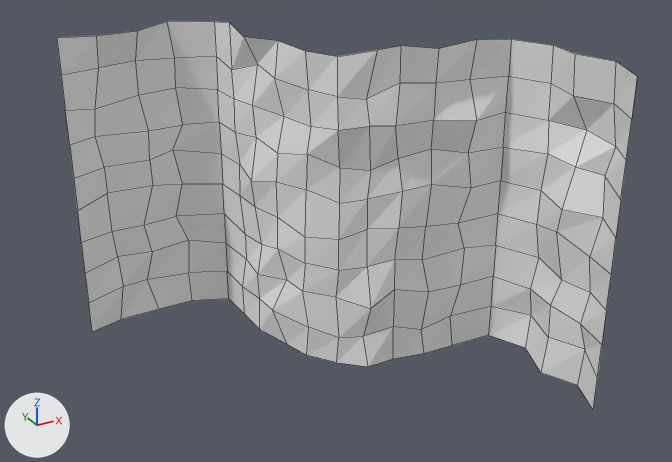
Two versions of the Blender file Assets/Models/CornerThinThin1.blend, one commit apart.
Before and after are seen from a 50 mm lens placed at (-3.82, -6.96, 4.75), pointed at (-0.19, -0.36, 1.45). Arrows for +X, +Y and +Z are at lower left; the lights stay in place. Mesh edges are drawn as thin lines.

The older version as bpy lines, for what is in view:
```python
me_cube = bpy.data.meshes.new('Cube')
me_cube.from_pydata(...)  # 190 vertices, 162 faces; spans x -2.0..1.78, y -2.0..1.74, z -0.06..3.05
me_cube.materials.append(mat_material)  # its picture is missing
ob_cube = bpy.data.objects.new('Cube', me_cube)
ob_cube.location = (0.0, 0.0, 0.0)
```
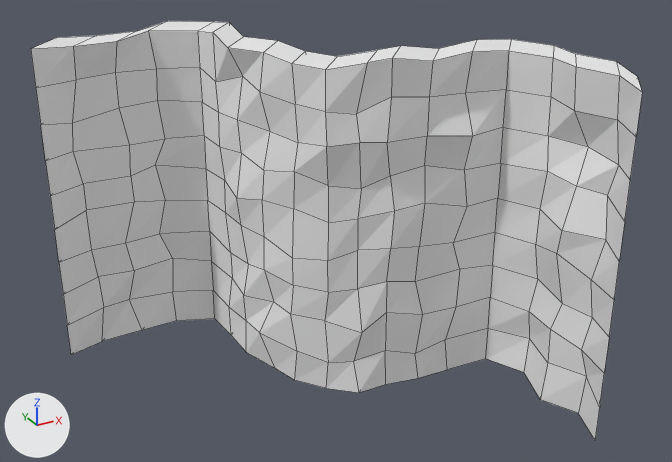
What differs and where, as boxes (x1, y1, x2, y2) in the pictures (672 x 462 px):
'Cube', reshaped (8% taller)
    before: (57, 21, 637, 409)
    after: (31, 21, 642, 440)
part 1 of me_cube, added
    after: (31, 21, 642, 440)

What changed in the scene script:
```text
Change me_cube:
    used by ob_cube; location = (0.0, 0.0, 0.0)
    remove me_cube.from_pydata(...)  # 190 vertices, 162 faces; spans x -2.0..1.78, y -2.0..1.74, z -0.06..3.05
    add me_cube.from_pydata(...)  # 380 vertices, 378 faces; spans x -2.3..1.78, y -2.35..1.74, z -0.06..3.05
    me_cube part 1
    139 vertices are added at x -2.02..1.48, y -2.02..1.4, z -0.04..3.03
    36 new vertices lie (-0.3, -0.35, 0.0) away from vertices in x -2.0..1.66, y -2.0..1.66, z -0.06..3.04
    9 new vertices lie (-0.3, -0.34, 0.0) away from vertices in x -1.64..1.59, y -1.22..1.68, z -0.05..3.05
    6 new vertices lie (0.0, 0.0, -0.33) away from vertices in x -0.8..1.2, y -0.85..1.15, z 1.33..3.0
    216 new faces join them
```
